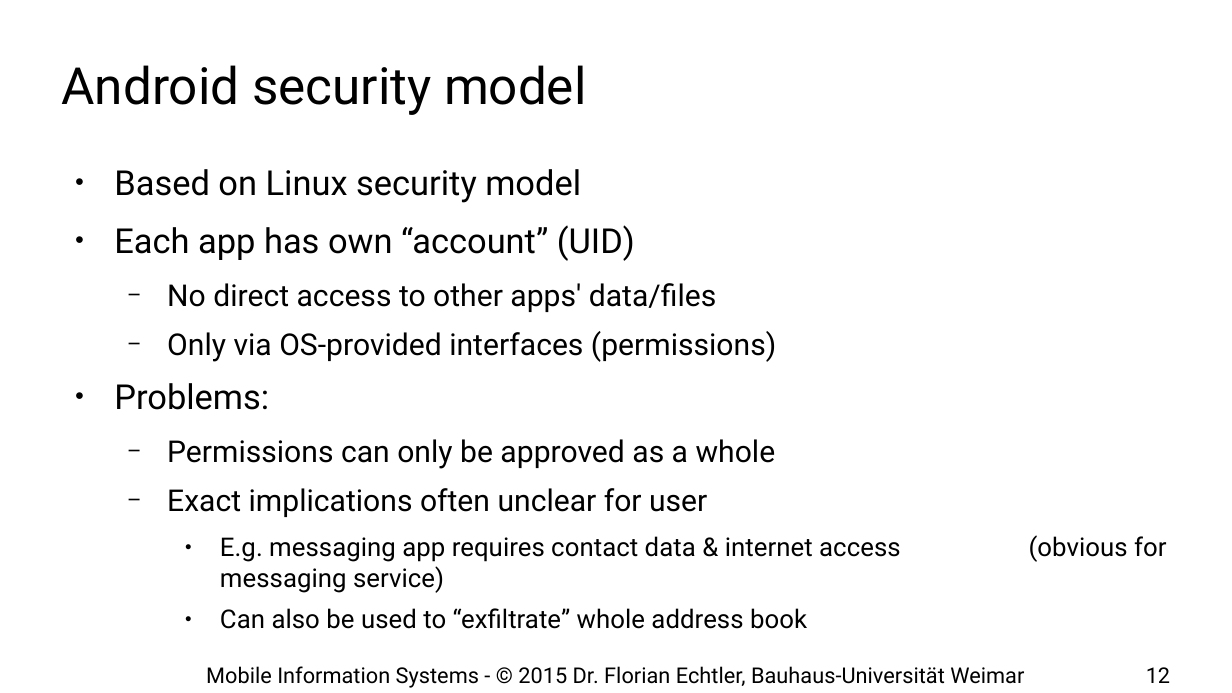
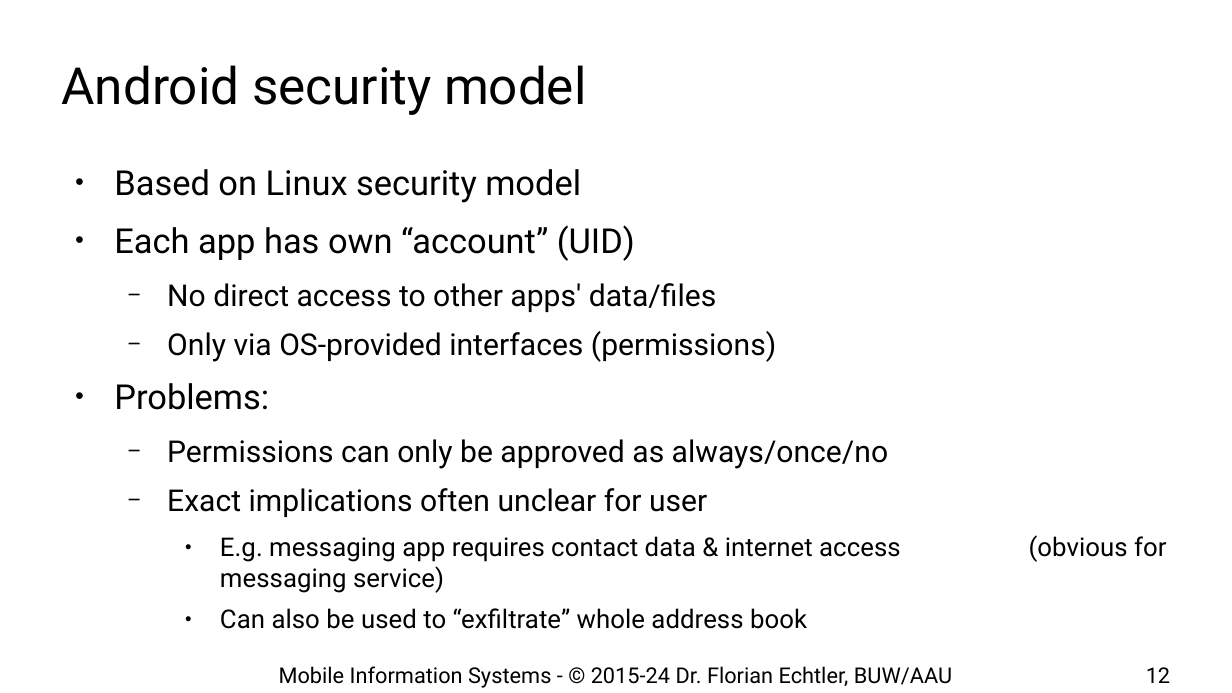
Before and after one commit to floe/mobile-information-systems, a slide deck: slide 12 of 07-privacy-security.odp. Drawn at 1232x693 pixels with LibreOffice and Linux fonts; fonts in the diff are those of the drawing; background and template pictures are left out. Boxes give left, top, right and bottom in pixels: in the first picture for what was removed or moved away, otherwise in the second. Text is boxed around its words. In the diff, an @@ line names an element or a change of style, - is before the commit and + after.

```diff
--- a/07-privacy-security.odp
+++ b/07-privacy-security.odp
@@ text at bbox=[167, 439, 888, 469]: text changed @@
-  − Permissions can only be approved as a whole
+  − Permissions can only be approved as always/once/no
@@ text at bbox=[279, 666, 952, 688]: text changed @@
-Mobile Information Systems - © 2015 Dr. Florian Echtler, Bauhaus-Universität Weimar
+Mobile Information Systems - © 2015-24 Dr. Florian Echtler, BUW/AAU
```
Also in this commit, not shown: 29 other slides changed, 1 slide added, 1 other file.
